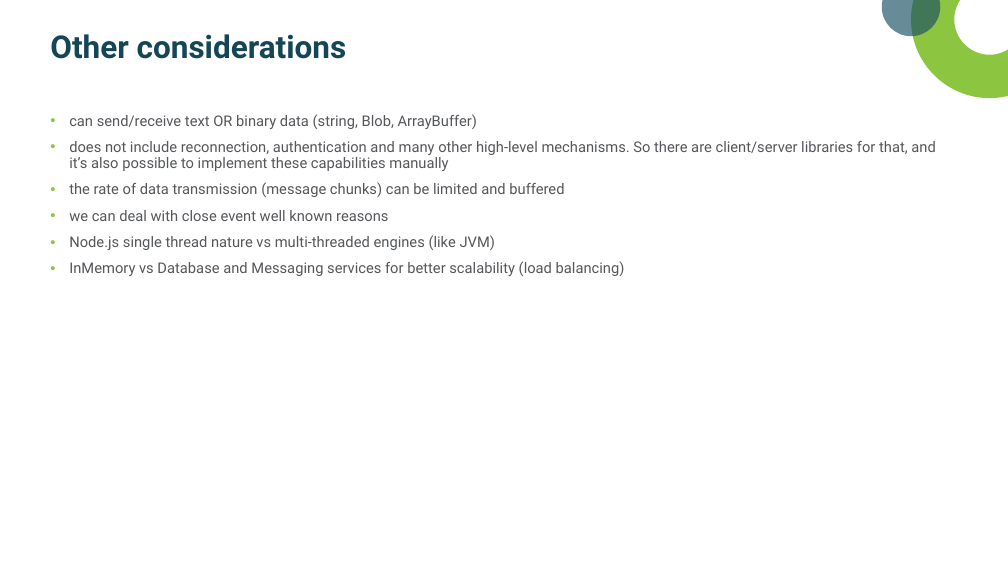
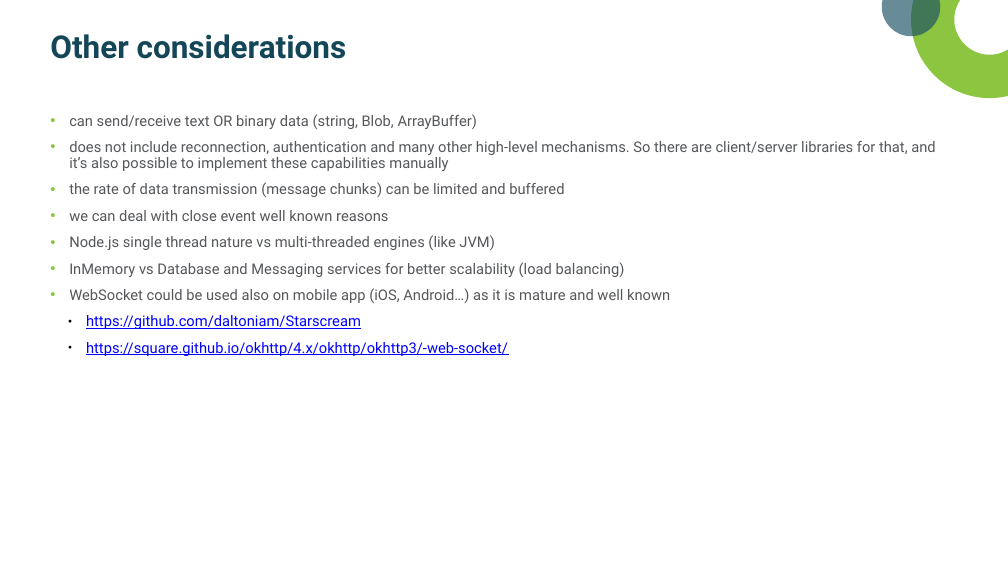
Before and after one commit to amwebexpert/ws-poker-planning, a slide deck: slide 14 of docs/L&L WebSockets tutorial 2022-10-06.pptx. Drawn at 1008x567 pixels with LibreOffice and Linux fonts; fonts in the diff are those of the drawing; background and template pictures are left out. Boxes give left, top, right and bottom in pixels: in the first picture for what was removed or moved away, otherwise in the second. Text is boxed around its words. In the diff, an @@ line names an element or a change of style, - is before the commit and + after.

```diff
--- a/docs/L&L WebSockets tutorial 2022-10-06.pptx
+++ b/docs/L&L WebSockets tutorial 2022-10-06.pptx
@@ text at (x1=69, y1=288, x2=670, y2=356): paragraphs added @@
+• WebSocket could be used also on mobile app (iOS, Android…) as it is mature and well known
+  ● https://github.com/daltoniam/Starscream
+  ● https://square.github.io/okhttp/4.x/okhttp/okhttp3/-web-socket/
```
Also in this commit, not shown: 2 other slides changed, 1 other file.
